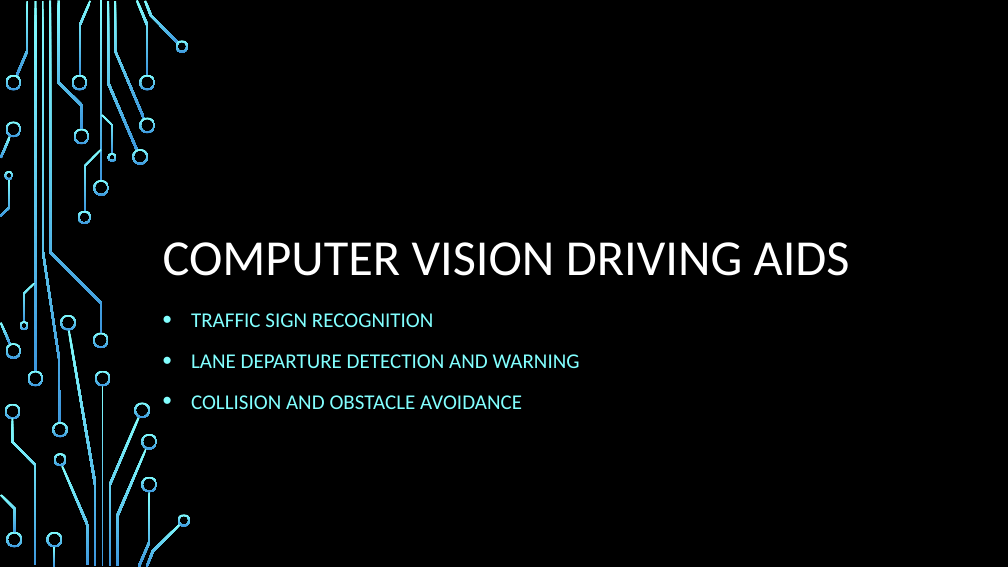
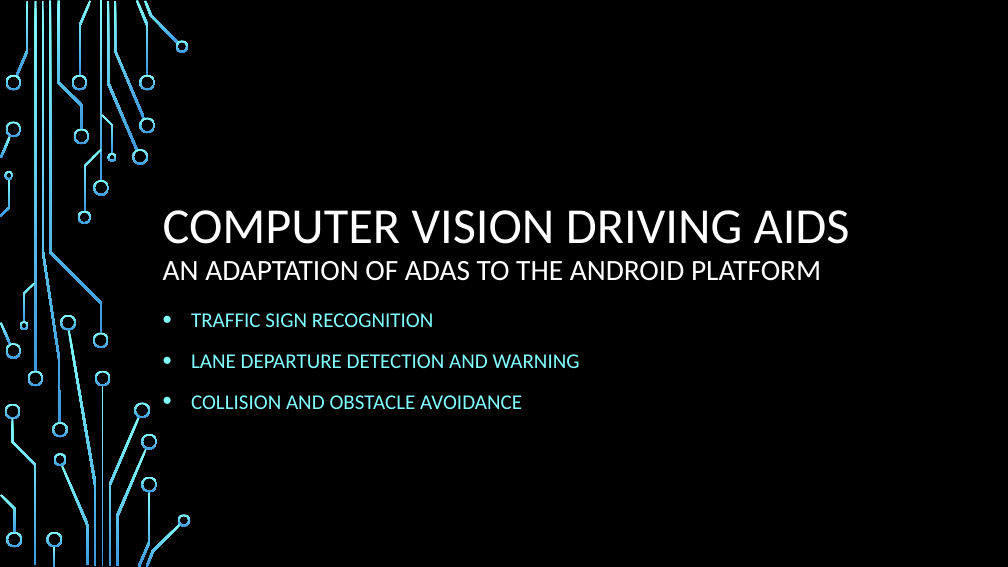
Before and after one commit to Scarabyte/SSW690-Project, a slide deck: slide 1 of docs/Presentations/Computer Vision Driving Aids Project Overview.pptx. Drawn at 1008x567 pixels with LibreOffice and Linux fonts; fonts in the diff are those of the drawing; background and template pictures are left out. Boxes give left, top, right and bottom in pixels: in the first picture for what was removed or moved away, otherwise in the second. Text is boxed around its words. In the diff, an @@ line names an element or a change of style, - is before the commit and + after.

Commit message:
Added system diagram, safety & reliability
Also made some minor changes - included Android as an alternate platform. Added our team name and (hopefully) funny graphic as a conclusion. Completed #2, #6 and #7 tasks.

```diff
--- a/docs/Presentations/Computer Vision Driving Aids Project Overview.pptx
+++ b/docs/Presentations/Computer Vision Driving Aids Project Overview.pptx
@@ title at (163, 210, 850, 281): text changed; size 48 to 28 pt @@
-COMPUTER VISION DRIVING AIDS
+COMPUTER VISION DRIVING AIDS
+AN ADAPTATION OF ADAS TO THE ANDROID PLATFORM
```
Also in this commit, not shown: 3 other slides changed, 2 slides added, 1 slide removed.
